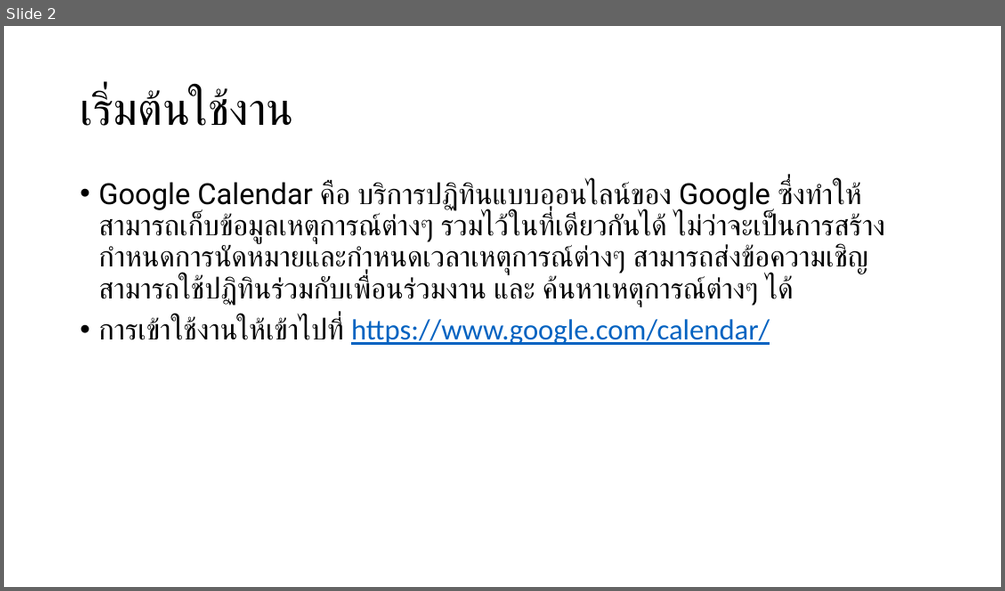
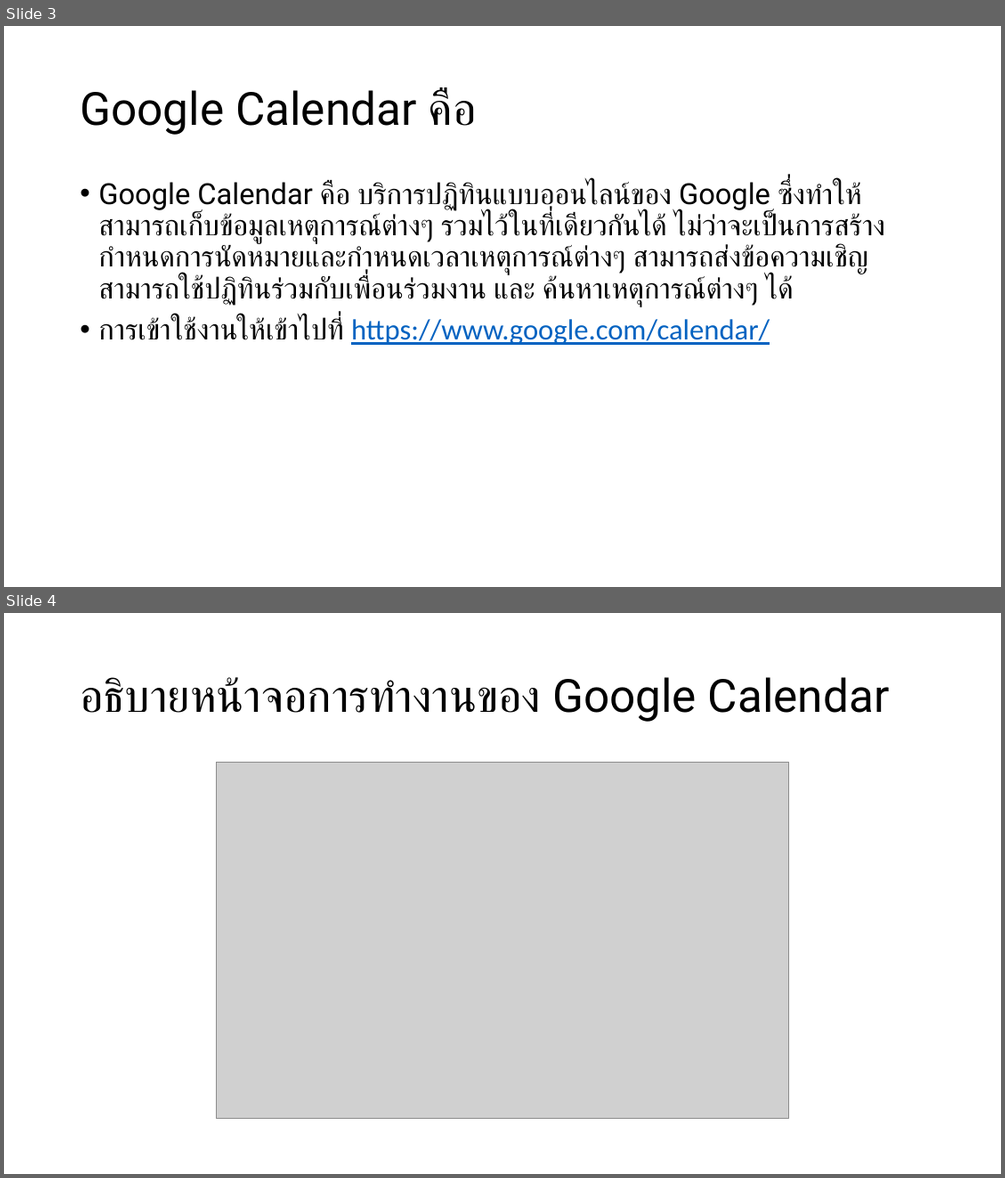
Before and after one commit to bratchasak/gcalendar, a slide deck: Google Calendar.pptx. Shown one above the other, each under a label of ours: slide 2 before the commit, slides 3 and 4 after it. The pictures are 1005x591 and 1005x1178 pixels, drawn with LibreOffice and Linux fonts; fonts in the diff are those of the drawing; grey boxes stand for pictures. Boxes give left, top, right and bottom in pixels: in the first picture for what was removed or moved away, otherwise in the second. Text is boxed around its words. In the diff, an @@ line names an element or a change of style, - is before the commit and + after.

```diff
--- a/Google Calendar.pptx
+++ b/Google Calendar.pptx
@@ slide 4 added at (x1=4, y1=613, x2=1001, y2=1174), background #FFFFFF @@
@@ title added at (x1=80, y1=677, x2=889, y2=722), 44 pt, text #000000 @@
+อธิบายหน้าจอการทำงานของ Google Calendar
@@ picture added at (x1=217, y1=763, x2=789, y2=1119) @@
@@ what was slide 2 is now slide 3 @@
@@ slide 3 changed as well @@
@@ title at (x1=80, y1=89, x2=477, y2=135): text changed @@
-เริ่มต้นใช้งาน
+Google Calendar คือ
```
Also in this commit, not shown: 1 other slide changed, 14 other slides added, 9 slides removed, 1 other file.
